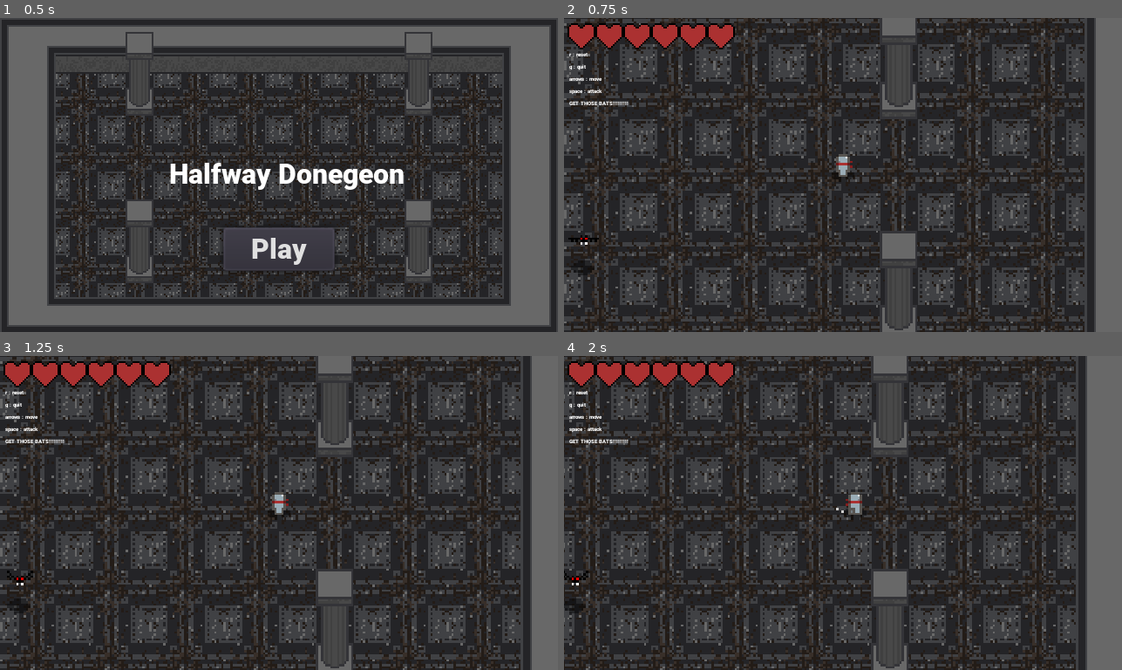
Above: before the commit, frames 1-4 (two rows, left to right).
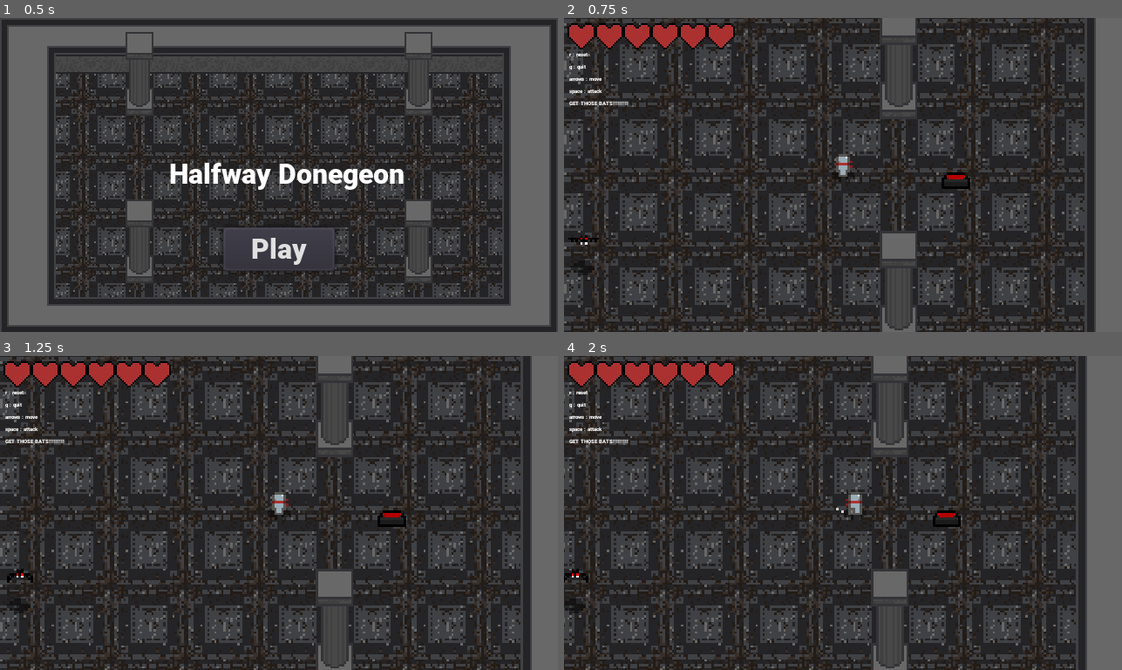
Above: after the commit, the same moments.

Repository: jxprovost/Final_Project-Team_5
Game: Godot game, scene res://World/Menu.tscn
The game is run twice, just before and just after one commit, with the same random seed, the same clock (stepped at 60 frames per second) and the same inputs.
Inputs:
- Up to frame 1 (0.5 s): no input
- Up to frame 2 (0.75 s): click "Play" at 0.5 s
- Up to frame 3 (1.25 s): no input
- Up to frame 4 (2 s): hold Right (ui_right) from 1.28 s (still down); tap Space (attack) at 1.35 s

Frame 1 is identical in both runs. In frame 2, 0.2% of the frame differs, in the area x 67-73%, y 49-55%; in frame 3, 0.3%, in the area x 1-73%, y 49-74%; in frame 4, 0.3%.

Commit message:
Add button object

Diff:
--- a/Project/Enemies/Bat.tscn
+++ b/Project/Enemies/Bat.tscn
@@ -55,7 +55,7 @@
 [node name="AnimatedSprite" type="AnimatedSprite" parent="."]
 frames = SubResource( 5 )
 animation = "fly"
-frame = 3
+frame = 1
 playing = true
 offset = Vector2( 0, -12 )
 
--- a/Project/World/Menu.tscn
+++ b/Project/World/Menu.tscn
@@ -3,7 +3,7 @@
 [ext_resource path="res://World/Menu.gd" type="Script" id=1]
 [ext_resource path="res://World/Scenery/floor_tile.png" type="Texture" id=2]
 [ext_resource path="res://World/Scenery/wall_tileset.png" type="Texture" id=3]
-[ext_resource path="res://World/Scenery/Column.tscn" type="PackedScene" id=4]
+[ext_resource path="res://World/Scenery/Column/Column.tscn" type="PackedScene" id=4]
 [ext_resource path="res://World/Roboto-Black.ttf" type="DynamicFontData" id=5]
 
 [sub_resource type="ConvexPolygonShape2D" id=1]
--- /dev/null
+++ b/Project/World/Scenery/Button/Button.gd
@@ -0,0 +1,9 @@
+extends AnimatedSprite
+
+
+func _ready():
+	play("unpressed")
+
+
+func _on_Area2D_body_entered(body):
+	play("pressed")
--- /dev/null
+++ b/Project/World/Scenery/Button/Button.tscn
@@ -0,0 +1,41 @@
+[gd_scene load_steps=7 format=2]
+
+[ext_resource path="res://World/Scenery/Button/button.png" type="Texture" id=1]
+[ext_resource path="res://World/Scenery/Button/Button.gd" type="Script" id=2]
+
+[sub_resource type="AtlasTexture" id=1]
+atlas = ExtResource( 1 )
+region = Rect2( 0, 16, 16, 16 )
+
+[sub_resource type="AtlasTexture" id=2]
+atlas = ExtResource( 1 )
+region = Rect2( 0, 0, 16, 16 )
+
+[sub_resource type="SpriteFrames" id=3]
+animations = [ {
+"frames": [ SubResource( 1 ) ],
+"loop": true,
+"name": "pressed",
+"speed": 5.0
+}, {
+"frames": [ SubResource( 2 ) ],
+"loop": true,
+"name": "unpressed",
+"speed": 5.0
+} ]
+
+[sub_resource type="RectangleShape2D" id=4]
+extents = Vector2( 6.01702, 3.48291 )
+
+[node name="Button" type="AnimatedSprite"]
+frames = SubResource( 3 )
+animation = "unpressed"
+script = ExtResource( 2 )
+
+[node name="Area2D" type="Area2D" parent="."]
+
+[node name="CollisionShape2D" type="CollisionShape2D" parent="Area2D"]
+position = Vector2( 0, 4.415 )
+shape = SubResource( 4 )
+
+[connection signal="body_entered" from="Area2D" to="." method="_on_Area2D_body_entered"]
--- a/Project/World/Scenery/Column.tscn
+++ b/Project/World/Scenery/Column/Column.tscn
@@ -1,6 +1,6 @@
 [gd_scene load_steps=3 format=2]
 
-[ext_resource path="res://World/Scenery/column.png" type="Texture" id=1]
+[ext_resource path="res://World/Scenery/Column/column.png" type="Texture" id=1]
 
 [sub_resource type="RectangleShape2D" id=1]
 extents = Vector2( 7, 8 )
--- a/Project/World/World.tscn
+++ b/Project/World/World.tscn
@@ -1,13 +1,14 @@
-[gd_scene load_steps=12 format=2]
+[gd_scene load_steps=13 format=2]
 
 [ext_resource path="res://Player/Player.tscn" type="PackedScene" id=1]
-[ext_resource path="res://World/Scenery/Column.tscn" type="PackedScene" id=2]
+[ext_resource path="res://World/Scenery/Column/Column.tscn" type="PackedScene" id=2]
 [ext_resource path="res://World/Scenery/floor_tile.png" type="Texture" id=3]
 [ext_resource path="res://World/Scenery/wall_tileset.png" type="Texture" id=4]
 [ext_resource path="res://Enemies/Bat.tscn" type="PackedScene" id=5]
 [ext_resource path="res://UI/HealthUI.tscn" type="PackedScene" id=6]
 [ext_resource path="res://World/World.gd" type="Script" id=7]
 [ext_resource path="res://World/Roboto-Black.ttf" type="DynamicFontData" id=8]
+[ext_resource path="res://World/Scenery/Button/Button.tscn" type="PackedScene" id=9]
 
 [sub_resource type="ConvexPolygonShape2D" id=1]
 points = PoolVector2Array( 0, 0, 32, 0, 32, 32, 0, 32 )
@@ -338,7 +339,7 @@
 cell_size = Vector2( 32, 32 )
 collision_mask = 0
 format = 1
-tile_data = PoolIntArray( -131076, 0, 0, -131075, 0, 1, -131 …(987 unchanged characters)…  12, 0, 65537, 13, 0, 65538, 131068, 0, 65536, 131069, 0, 65537, 131070, 0, 65537, 131071, 0, 65538, 65546, 0, 65536, 65547, 0, 65537, 65548, 0, 65537, 65549, 0, 65538, 196604, 0, 65536, 196605, 0, 65537, 196606, 0, 65537, 196607, 0, 65538, 131082, 0, 65536, 131083, 0, 65537, 131084, 0, 65537, 131085, 0, 65538, 262140, 0, 65536, 262141, 0, 65537, 262142, 0, 65537, 262143, 0, 65538, 196618, 0, 65536, 196619, 0, 65537, 19 …(1274 unchanged characters)…
+tile_data = PoolIntArray( -131076, 0, 0, -131075, 0, 1, -131 …(987 unchanged characters)…  12, 0, 65537, 13, 0, 65538, 131068, 0, 131072, 131069, 0, 131073, 131070, 0, 131073, 131071, 0, 131074, 65546, 0, 65536, 65547, 0, 65537, 65548, 0, 65537, 65549, 0, 65538, 131082, 0, 65536, 131083, 0, 65537, 131084, 0, 65537, 131085, 0, 65538, 262140, 0, 0, 262141, 0, 1, 262142, 0, 1, 262143, 0, 2, 196618, 0, 65536, 196619, 0, 65537, 19 …(1274 unchanged characters)…
 
 [node name="Camera2D" type="Camera2D" parent="."]
 position = Vector2( 216, 80 )
@@ -347,6 +348,9 @@
 smoothing_enabled = true
 
 [node name="YSort" type="YSort" parent="."]
+
+[node name="Button" parent="YSort" instance=ExtResource( 9 )]
+position = Vector2( 264.446, 78.0493 )
 
 [node name="Player" parent="YSort" instance=ExtResource( 1 )]
 position = Vector2( 216, 80 )
Binary file added: Project/World/Scenery/Button/button.png
Not shown, added: Project/World/Scenery/Button/button.png.import
Renamed: Project/World/Scenery/column.png -> Project/World/Scenery/Column/column.png
Not shown, changed: Project/World/Scenery/Column/column.png.import
